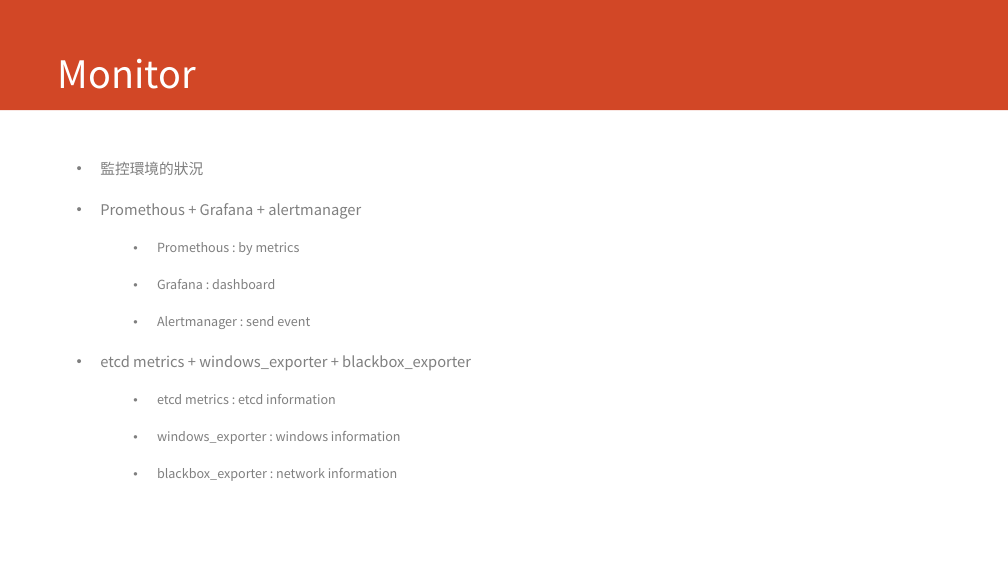
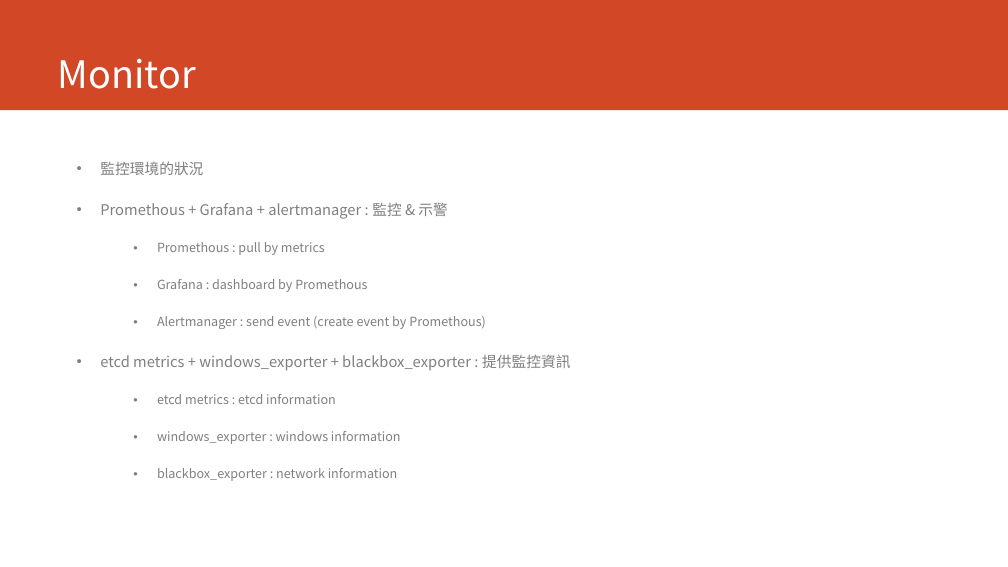
Before and after one commit to dinoliang/TemplateInfo, a slide deck: slide 11 of Reverse Proxy.ppt (slide 10 before the commit). Drawn at 1008x567 pixels with LibreOffice and Linux fonts; fonts in the diff are those of the drawing. Boxes give left, top, right and bottom in pixels: in the first picture for what was removed or moved away, otherwise in the second. Text is boxed around its words. In the diff, an @@ line names an element or a change of style, - is before the commit and + after.

```diff
--- a/Reverse Proxy.ppt
+++ b/Reverse Proxy.ppt
@@ text at (100, 203, 570, 371): text changed; size 14 to 12 pt @@
-• Promethous + Grafana + alertmanager
-  • Promethous : by metrics
-  • Grafana : dashboard
-  • Alertmanager : send event
-• etcd metrics + windows_exporter + blackbox_exporter
+• Promethous + Grafana + alertmanager : 監控 & 示警
+  • Promethous : pull by metrics
+  • Grafana : dashboard by Promethous
+  • Alertmanager : send event (create event by Promethous)
+• etcd metrics + windows_exporter + blackbox_exporter : 提供監控資訊
```
Also in this commit, not shown: 3 other slides changed, 1 slide added.
